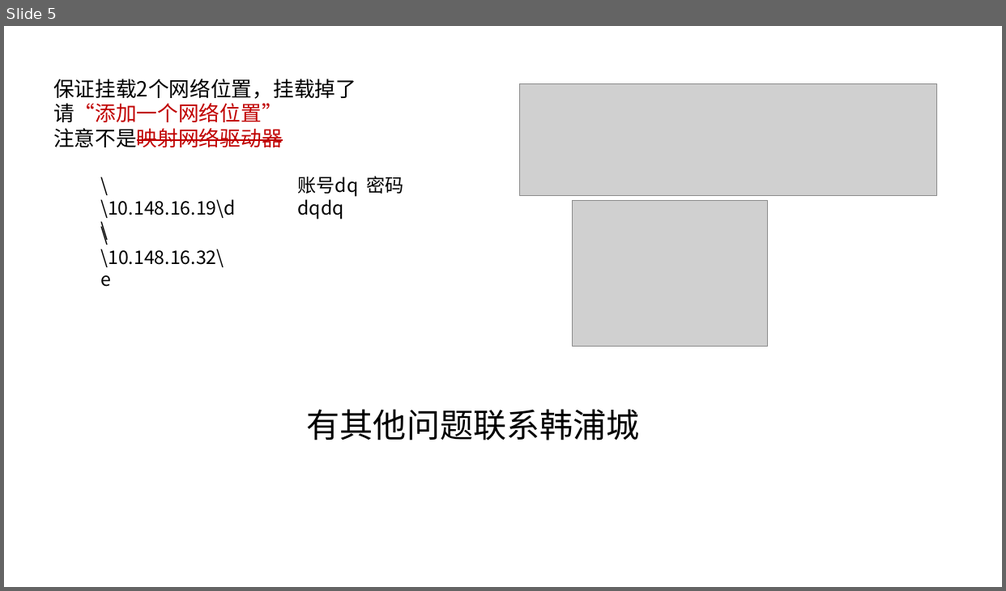
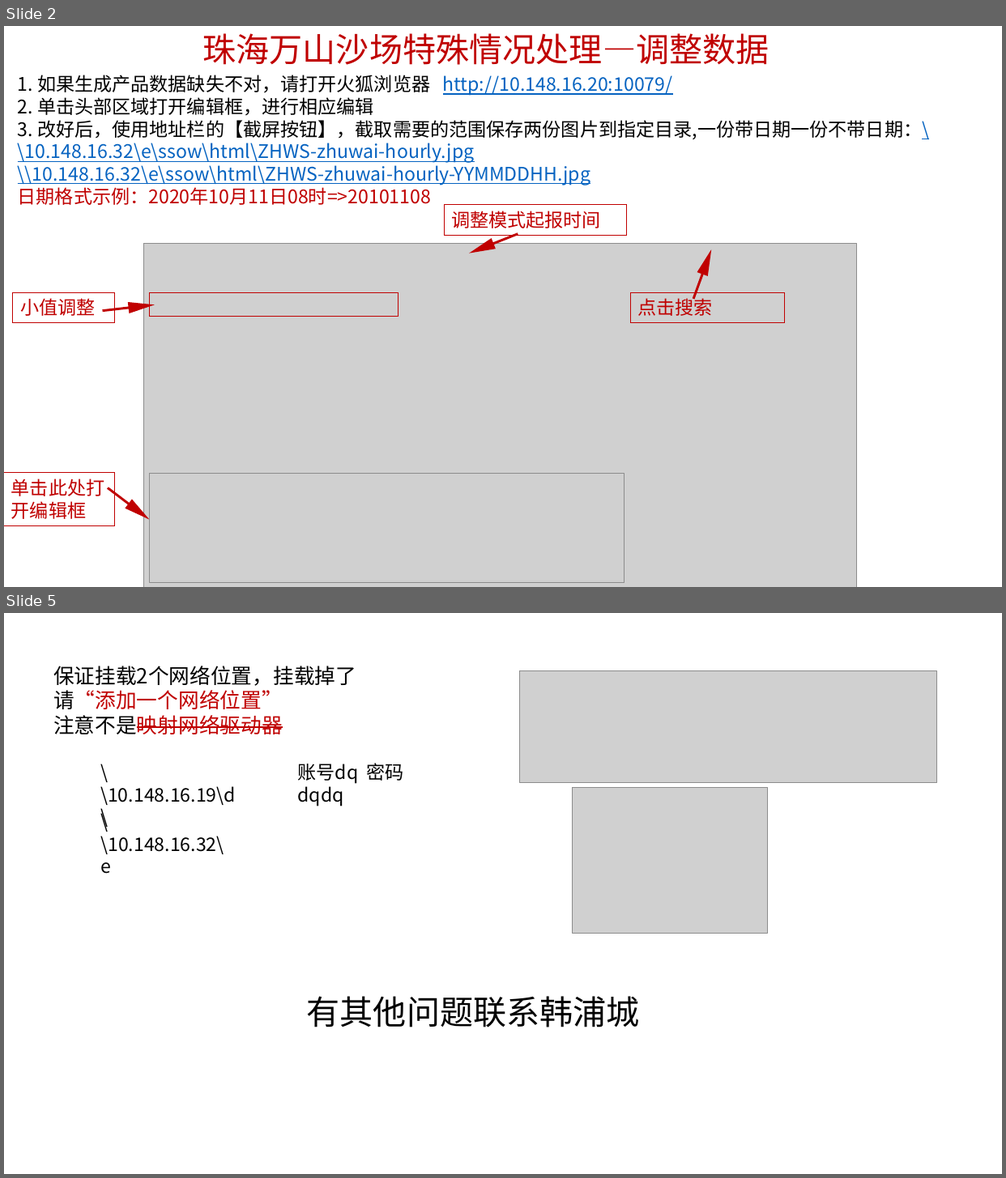
Before and after one commit to hanchyhill/wind-force, a slide deck: 说明文档.pptx. Shown one above the other, each under a label of ours: slide 5 before the commit, slides 2 and 5 after it; the slides between them are not shown. The pictures are 1006x591 and 1006x1178 pixels, drawn with LibreOffice and Linux fonts; fonts in the diff are those of the drawing; grey boxes stand for pictures. Boxes give left, top, right and bottom in pixels: in the first picture for what was removed or moved away, otherwise in the second. Text is boxed around its words. In the diff, an @@ line names an element or a change of style, - is before the commit and + after.

```diff
--- a/说明文档.pptx
+++ b/说明文档.pptx
@@ slide 2 added at (x1=4, y1=26, x2=1002, y2=587), background #FFFFFF @@
@@ text added at (x1=203, y1=33, x2=769, y2=65), 32 pt, text #C00000 @@
+珠海万山沙场特殊情况处理—调整数据
@@ text added at (x1=18, y1=75, x2=929, y2=205), 18 pt, text #0563C1, underline @@
+1. 如果生成产品数据缺失不对，请打开火狐浏览器 http://10.148.16.20:10079/
+2. 单击头部区域打开编辑框，进行相应编辑
+3. 改好后，使用地址栏的【截屏按钮】，截取需要的范围保存两份图片到指定目录,一份带日期一份不带日期：\\10.148.16.32\e\ssow\html\ZHWS-zhuwai-hourly.jpg
+\\10.148.16.32\e\ssow\html\ZHWS-zhuwai-hourly-YYMMDDHH.jpg
+日期格式示例：2020年10月11日08时=>20101108
@@ rectangle added at (x1=444, y1=205, x2=627, y2=235), outline #C00000 0.75 pt, 18 pt, text #C00000 @@
+调整模式起报时间
@@ picture added at (x1=144, y1=244, x2=857, y2=587) @@
@@ right arrow added at (x1=467, y1=228, x2=520, y2=258), fill #C00000 @@
@@ right arrow added at (x1=688, y1=248, x2=717, y2=301), fill #C00000 @@
@@ rectangle added at (x1=13, y1=292, x2=115, y2=322), outline #C00000 0.75 pt, 18 pt, text #C00000 @@
+小值调整
@@ rectangle added at (x1=149, y1=292, x2=398, y2=317), outline #C00000 1 pt @@
@@ rectangle added at (x1=631, y1=292, x2=785, y2=322), outline #C00000 0.75 pt, 18 pt, text #C00000 @@
+点击搜索
@@ right arrow added at (x1=101, y1=299, x2=155, y2=317), fill #C00000 @@
@@ rectangle added at (x1=4, y1=473, x2=115, y2=526), outline #C00000 0.75 pt, 18 pt, text #C00000 @@
+单击此处打开编辑框
@@ right arrow added at (x1=104, y1=484, x2=152, y2=524), fill #C00000 @@
@@ picture added at (x1=149, y1=473, x2=624, y2=583) @@
```
Also in this commit, not shown: 3 slides changed, 2 other slides added, 1 slide removed.
